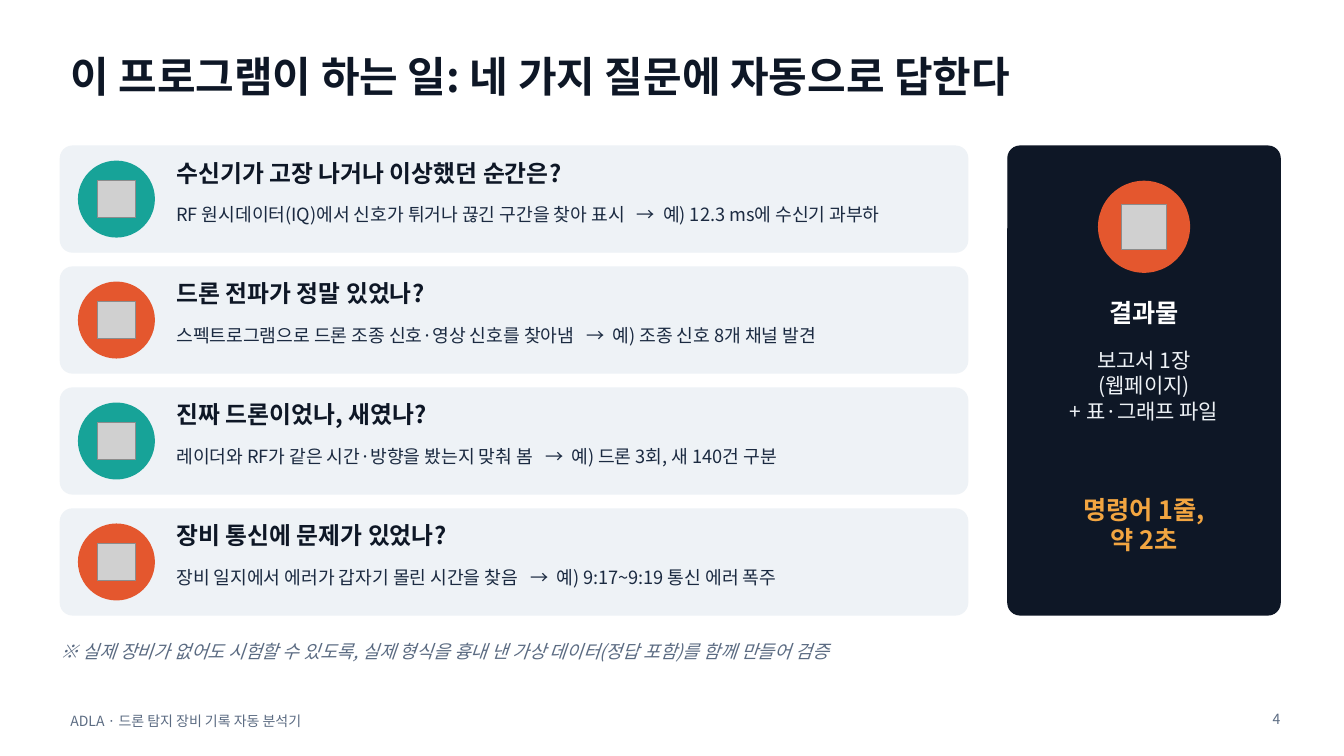
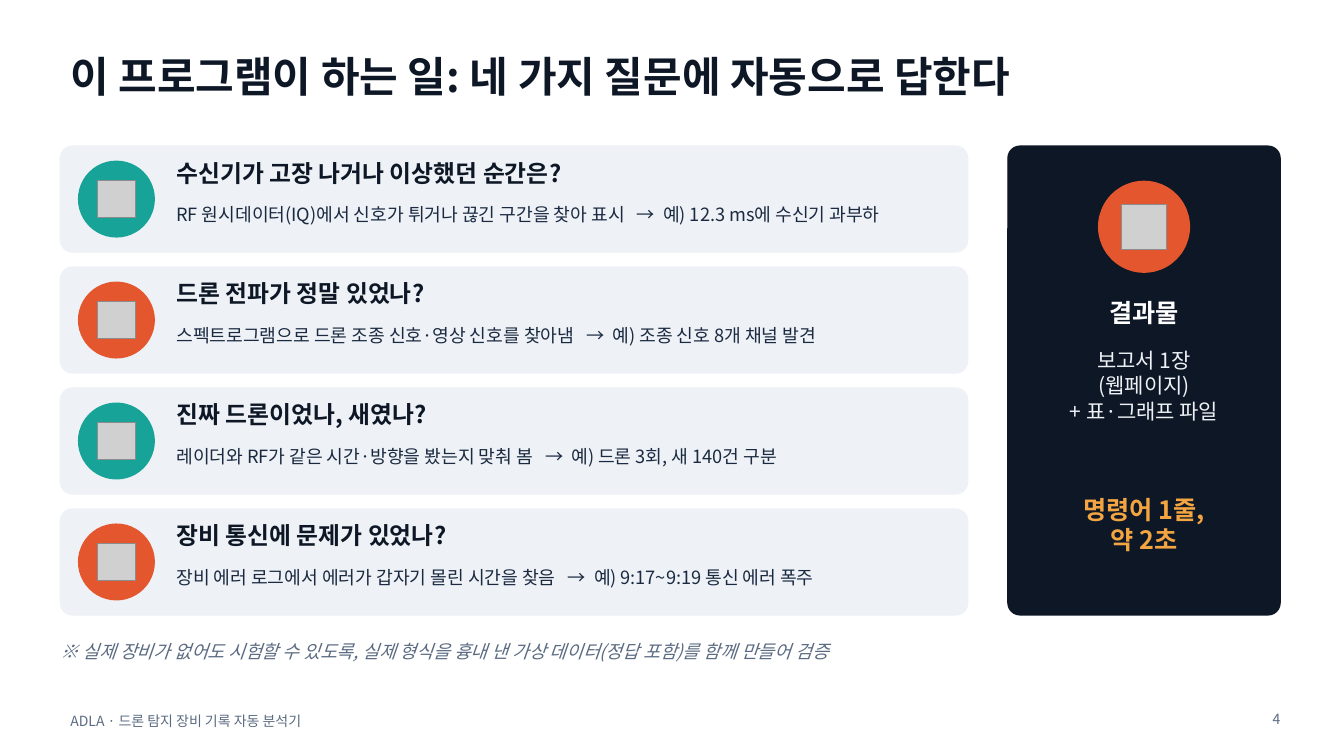
Before and after one commit to taeseokyoon/antidrone-log-analyzer, a slide deck: slide 4 of docs/ADLA_presentation.pptx. Drawn at 1344x756 pixels with LibreOffice and Linux fonts; fonts in the diff are those of the drawing; grey boxes stand for pictures. Boxes give left, top, right and bottom in pixels: in the first picture for what was removed or moved away, otherwise in the second. Text is boxed around its words. In the diff, an @@ line names an element or a change of style, - is before the commit and + after.

```diff
--- a/docs/ADLA_presentation.pptx
+++ b/docs/ADLA_presentation.pptx
@@ text at [176,569,813,588]: text changed @@
-장비 일지에서 에러가 갑자기 몰린 시간을 찾음 → 예) 9:17~9:19 통신 에러 폭주
+장비 에러 로그에서 에러가 갑자기 몰린 시간을 찾음 → 예) 9:17~9:19 통신 에러 폭주
```
Also in this commit, not shown: 3 other slides changed, 2 other files.
